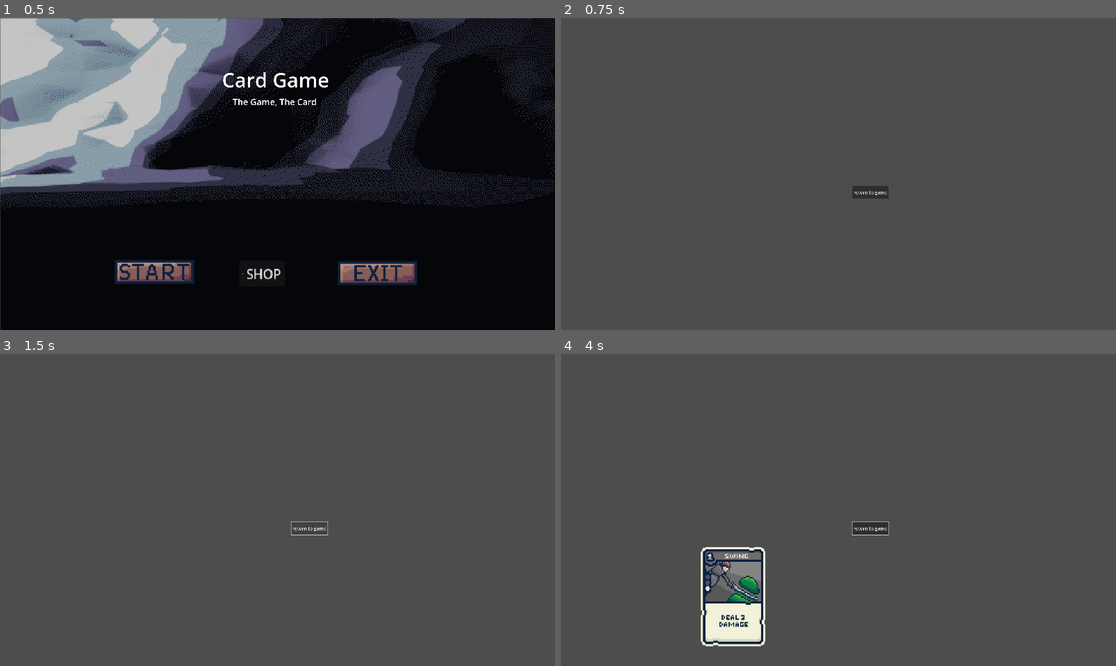
Above: before the commit, frames 1-4 (two rows, left to right).
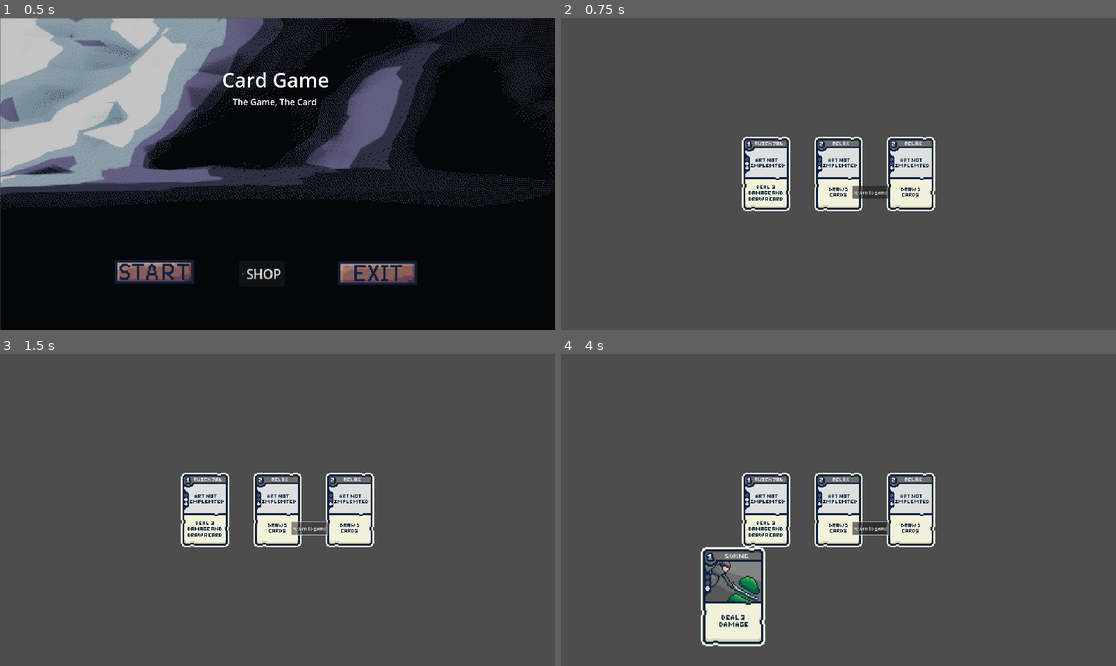
Above: after the commit, the same moments.

Repository: Fredeblok0912/Card_game
Game: Godot game, scene res://menu.tscn
Same seed, same stepped clock (60 frames per second), same inputs: the game is played once before the commit and once after it.
Inputs (mouse positions are in pixels of both pictures, inside the frame that each line leads up to):
- Up to frame 1 (0.5 s): no input
- Up to frame 2 (0.75 s): click "SHOP" at 0.5 s
- Up to frame 3 (1.5 s): click "return to game" at 1.25 s
- Up to frame 4 (4 s): move the mouse to (960, 494) at 2.02 s; hold Up (ui_up) 2.03-2.78 s; click (960, 494) at 2.17 s; move the mouse to (727, 525) at 2.77 s; hold Down (ui_down) 2.78-3.53 s; click (727, 525) at 2.92 s; move the mouse to (894, 441) at 3.52 s; hold Up (ui_up) from 3.53 s (still down); click (894, 441) at 3.67 s

Frame 1 is identical in both runs. In frame 2, 6.1% of the frame differs, in the area x 32-68%, y 38-62%; in frame 3, 6.1%; in frame 4, 6.1%.
Error before the commit: Parse Error: Expected identifier after "." for attribute access. (res://shop.gd:8)

Commit message:
Working Shop

Diff:
--- a/shop.gd
+++ b/shop.gd
@@ -5,7 +5,8 @@
 
 func buy_cards(card_id, price):
 	Cardlist.current_decklist.append(card_id)
-	Player.
+	player.money -= price
+
 
 func weighted_randomizer_and_picker()-> Array:
 	var basic_cards = []
@@ -51,8 +52,6 @@
 	return chosen_cards
 
 func display_cards():
-	var cards_id =Cardlist.card_database.keys()
-	cards_id.shuffle()
 	var cards = weighted_randomizer_and_picker()
 	var spacing = 250
 	var start_x_value = -250
@@ -60,23 +59,29 @@
 
 	for i in range(cards.size()):
 		var card_id = cards[i]
+
 		var card = Area2D.new()
 		card.position = Vector2(start_x_value + i * spacing, 0)
+		card.input_pickable = true
+
 		var card_sprite := Sprite2D.new()
 		card_sprite.texture = Cardlist.card_sprites_database[card_id]
-		card_sprite.scale = Vector2(cardscale,cardscale)
-		card_sprite.scale = Vector2(10,10)
+		card_sprite.scale = Vector2(cardscale, cardscale)
 		card.add_child(card_sprite)
+
 		var collision = CollisionShape2D.new()
 		var shape = RectangleShape2D.new()
-		shape.size = card_sprite.texture.get_size() * cardscale
+		shape.size = card_sprite.texture.get_size() * card_sprite.scale
 		collision.shape = shape
+		collision.position = Vector2.ZERO
 		card.add_child(collision)
 
-		card.input_event.connect(func(viewport, event, shape_idx):
+
+		card.input_event.connect(func(_viewport, event, _shape_idx):
 			if event is InputEventMouseButton and event.pressed and event.button_index == MOUSE_BUTTON_LEFT:
 				print("Bought: ", card_id)
-				buy_cards(card_id)
+				buy_cards(card_id, Cardlist.card_database[card_id].get("cost"))
+				card.queue_free()
 		)
 
 		$Cards.add_child(card)
